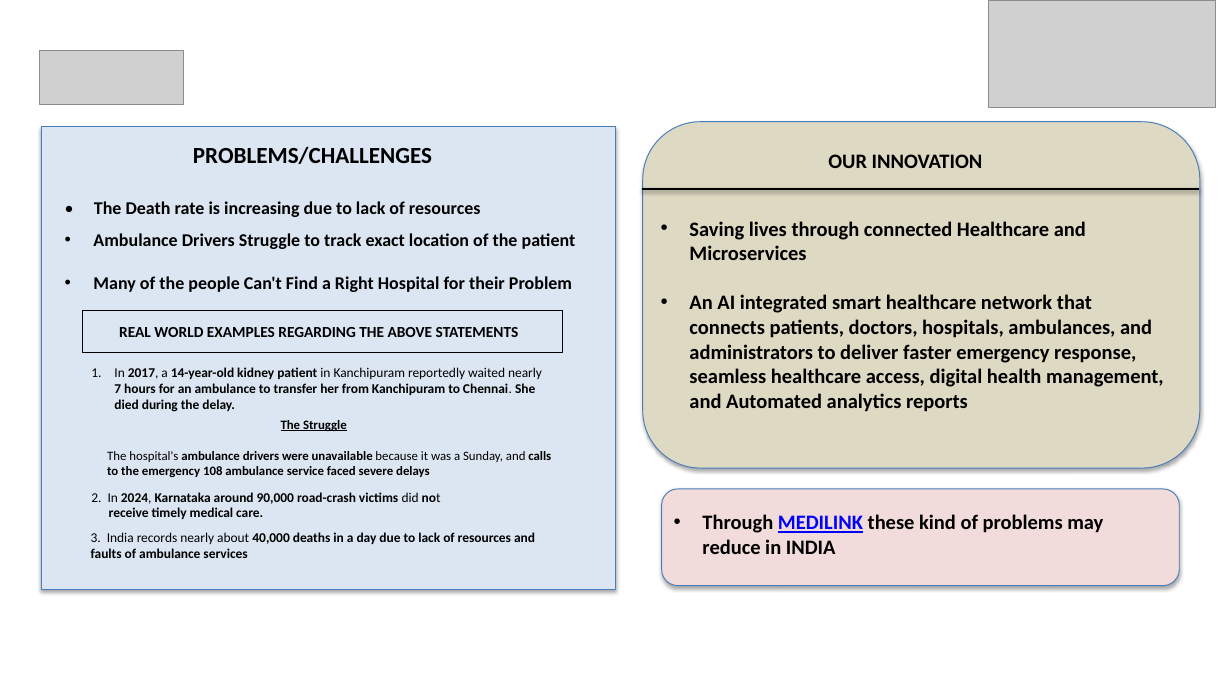
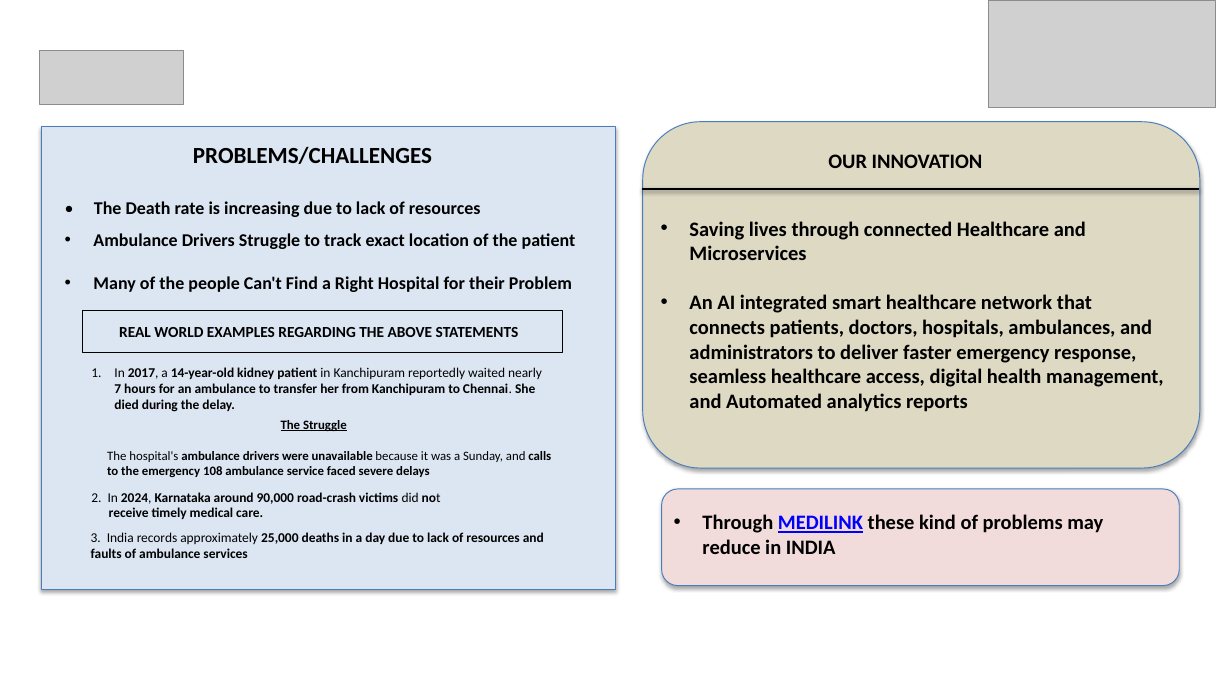
Before and after one commit to Balaharshith18/First-Hackathon-Sih-2026-, a slide deck: slide 2 of HackNova.pptx. Drawn at 1232x693 pixels with LibreOffice and Linux fonts; fonts in the diff are those of the drawing; grey boxes stand for pictures. Boxes give left, top, right and bottom in pixels: in the first picture for what was removed or moved away, otherwise in the second. Text is boxed around its words. In the diff, an @@ line names an element or a change of style, - is before the commit and + after.

```diff
--- a/HackNova.pptx
+++ b/HackNova.pptx
@@ text at (91,532,544,558): text changed @@
-3. India records nearly about 40,000 deaths in a day due to lack of resources and faults of ambulance services
+3. India records approximately 25,000 deaths in a day due to lack of resources and faults of ambulance services
```
Also in this commit, not shown: 2 other slides changed.
